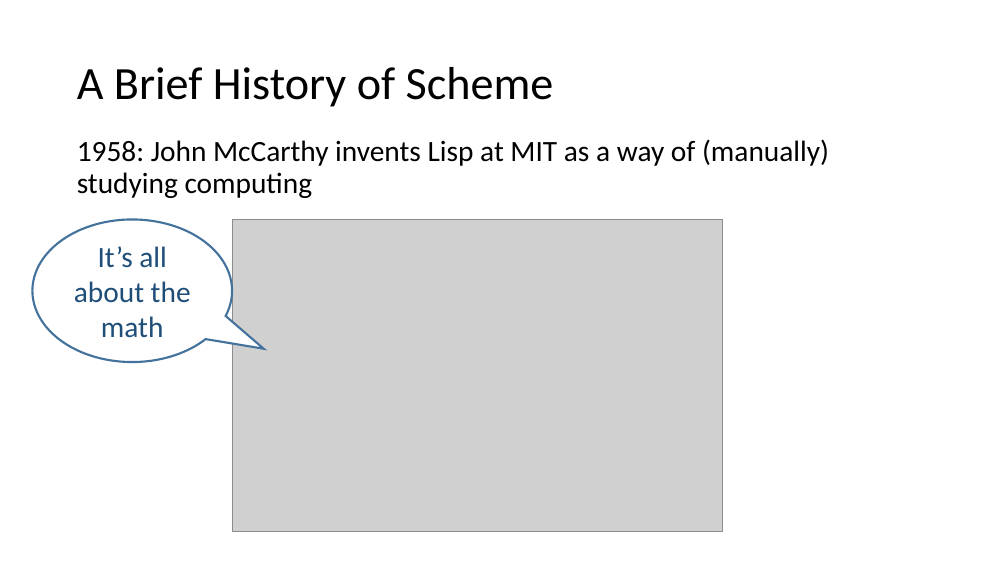
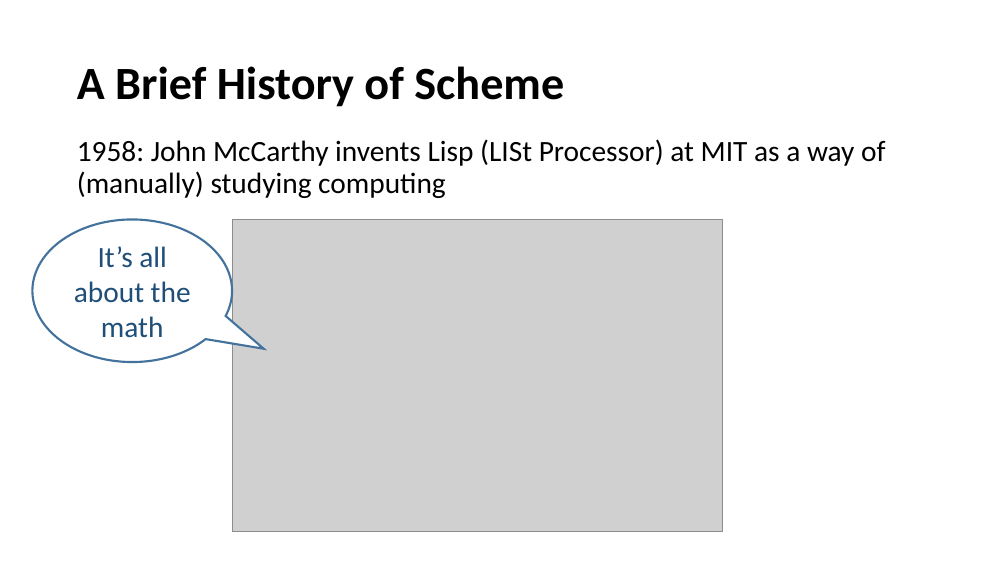
Before and after one commit to LeedsCodeDojo/TryScheme, a slide deck: slide 2 of Scheme Intro.pptx. Drawn at 1008x567 pixels with LibreOffice and Linux fonts; fonts in the diff are those of the drawing; grey boxes stand for pictures. Boxes give left, top, right and bottom in pixels: in the first picture for what was removed or moved away, otherwise in the second. Text is boxed around its words. In the diff, an @@ line names an element or a change of style, - is before the commit and + after.

```diff
--- a/Scheme Intro.pptx
+++ b/Scheme Intro.pptx
@@ title "A Brief History of Scheme" at (77,66,564,107): bold on @@
@@ text at (77,139,885,198): text changed @@
-1958: John McCarthy invents Lisp at MIT as a way of (manually) studying computing
+1958: John McCarthy invents Lisp (LISt Processor) at MIT as a way of (manually) studying computing
```
Also in this commit, not shown: 13 other slides changed, 6 slides added.
